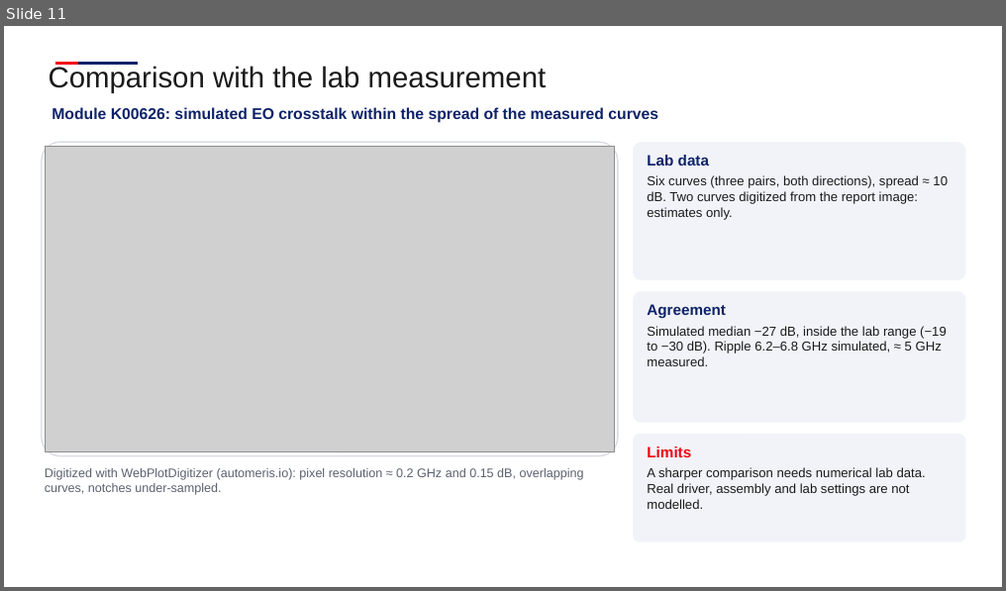
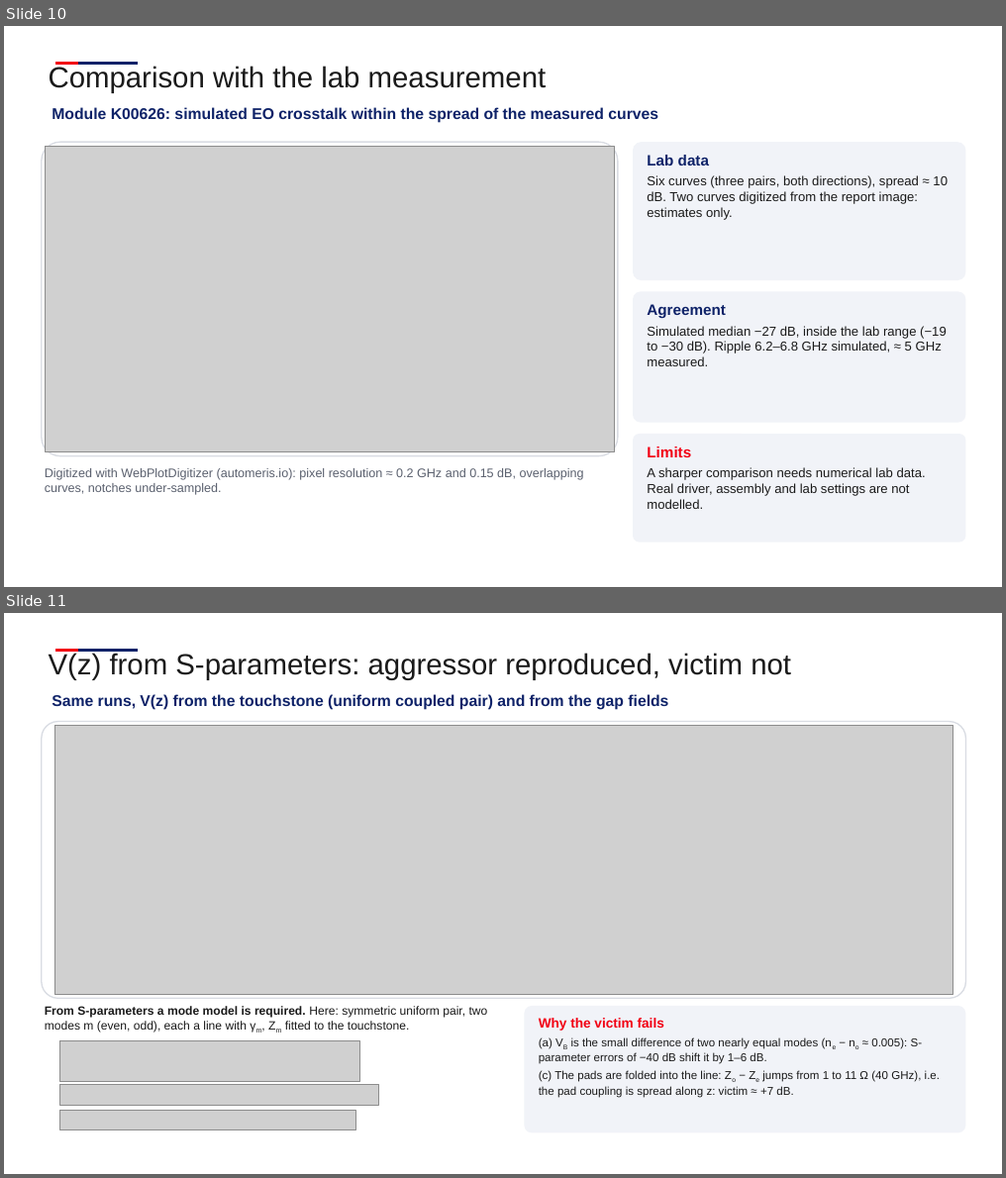
Before and after one commit to andreimuresian/claude, a slide deck: docs/cst/xtalk/Istanbul_EO_crosstalk.pptx. Shown one above the other, each under a label of ours: slide 11 before the commit, slides 10 and 11 after it. The pictures are 1006x591 and 1006x1178 pixels, drawn with LibreOffice and Linux fonts; fonts in the diff are those of the drawing; grey boxes stand for pictures; background and template pictures are left out. Boxes give left, top, right and bottom in pixels: in the first picture for what was removed or moved away, otherwise in the second. Text is boxed around its words. In the diff, an @@ line names an element or a change of style, - is before the commit and + after.

```diff
--- a/docs/cst/xtalk/Istanbul_EO_crosstalk.pptx
+++ b/docs/cst/xtalk/Istanbul_EO_crosstalk.pptx
@@ slide 11 added at [4, 613, 1002, 1174], background #FFFFFF; not listed: 2 template elements that a slide beside it also shows @@
@@ text added at [49, 653, 791, 680], 28 pt, text #1A1A1A @@
+V(z) from S-parameters: aggressor reproduced, victim not
@@ text added at [52, 694, 668, 710], 15 pt, text #0E2268, bold @@
+Same runs, V(z) from the touchstone (uniform coupled pair) and from the gap fields
@@ rounded rectangle added at [42, 722, 966, 998], fill #FFFFFF, outline #D9DCE3 1.25 pt @@
@@ picture added at [54, 725, 952, 995] @@
@@ text added at [45, 1006, 488, 1032], 11.5 pt, text #1A1A1A @@
+From S-parameters a mode model is required. Here: symmetric uniform pair, two modes m (even, odd), each a line with γm, Zm fitted to the touchstone.
@@ rounded rectangle added at [525, 1006, 966, 1134], fill #F1F3F8 @@
@@ text added at [539, 1018, 940, 1098], 11 pt, text #1A1A1A @@
+Why the victim fails
+(a) VB is the small difference of two nearly equal modes (ne − no ≈ 0.005): S-parameter errors of −40 dB shift it by 1–6 dB.
+(c) The pads are folded into the line: Zo − Ze jumps from 1 to 11 Ω (40 GHz), i.e. the pad coupling is spread along z: victim ≈ +7 dB.
@@ picture added at [60, 1042, 360, 1081] @@
@@ picture added at [60, 1084, 378, 1106] @@
@@ picture added at [60, 1110, 355, 1131] @@
@@ what was slide 11 is now slide 10 @@
```
Also in this commit, not shown: 5 slides changed, 3 other slides added, 5 slides removed, 1 other file.
